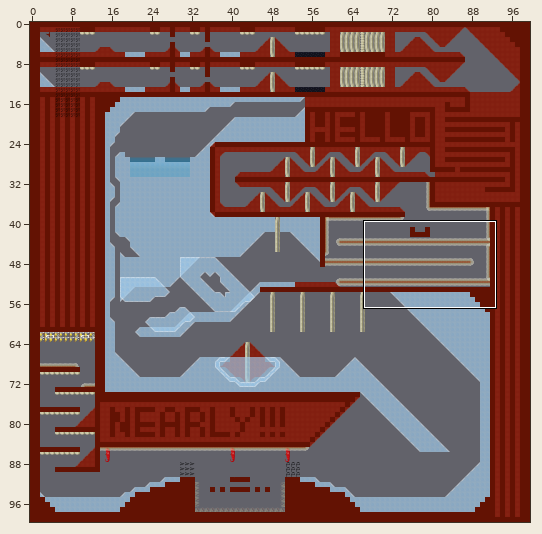
One commit to this Tiled map: data/assets/simple_race.tmx. Above: a wide view before the commit, with the close-up outlined.
Close-up. The starting point:
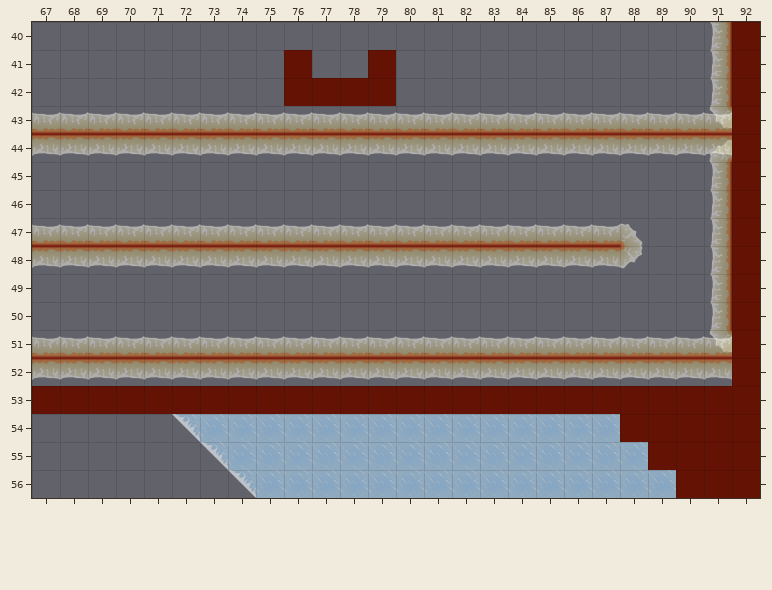
Cells are 64x64 px. Shown: x 67..92, y 40..56. The commit also changed other parts of the map, which this record leaves out.
New version:
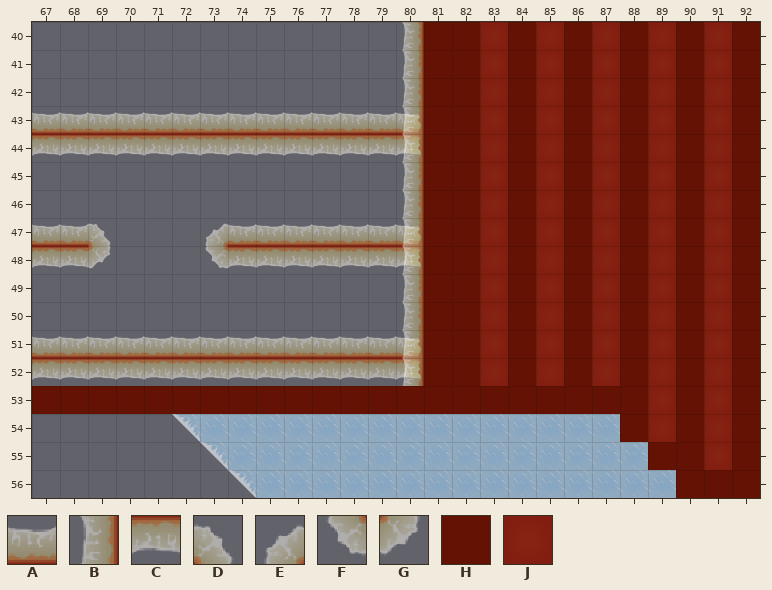
Key: from "TileBounce": A 0 "NonEdibleEdge", B 1, C 2, D 4 "NonEdibleSlope", E 5, F 6, G 7; from "TileHard": H 0 "NonEdible"; from "TileMeatSolid1": J 0 "Block".
_ is an empty cell, . an unchanged one.
See-through tiles are keyed as they look on the map.
Diff:
--- layer "Level"
@@ x 69..91 @@
-40 ...........___________B
-41 .......H..H___________B
-42 .......HHHH___________B
-43 ............AAAAAAAAAAA
-44 ............CCCCCCCCCCC
-45 ...........___________B
-46 ...........___________B
-47 AAAAA.......AAAAAAAD__B
-48 CCCCC.......CCCCCCCG__B
-49 ...........___________B
-50 ...........___________B
-51 ............AAAAAAAAAAA
-52 ............CCCCCCCCCCC
-53 ....................H.H
-54 ....................H.H
-55 ......................H
+40 ...........BHHJHJHJHJHJ
+41 ......._.._BHHJHJHJHJHJ
+42 .......____BHHJHJHJHJHJ
+43 ............HHJHJHJHJHJ
+44 ............HHJHJHJHJHJ
+45 ...........BHHJHJHJHJHJ
+46 ...........BHHJHJHJHJHJ
+47 D___E.......HHJHJHJHJHJ
+48 G___F.......HHJHJHJHJHJ
+49 ...........BHHJHJHJHJHJ
+50 ...........BHHJHJHJHJHJ
+51 ............HHJHJHJHJHJ
+52 ............HHJHJHJHJHJ
+53 ....................J.J
+54 ....................J.J
+55 ......................J
--- layer "StaticForeground"
@@ x 80..80 @@
-43 _
-44 _
+43 B
+44 B
@@ x 80..80 @@
-47 _
-48 _
+47 B
+48 B
@@ x 80..80 @@
-51 _
-52 _
+51 B
+52 B
Pixel boxes of the changes (left, top, right, bottom) in both close-ups:
changed: (284, 22, 732, 470)
changed: (88, 223, 228, 269)
